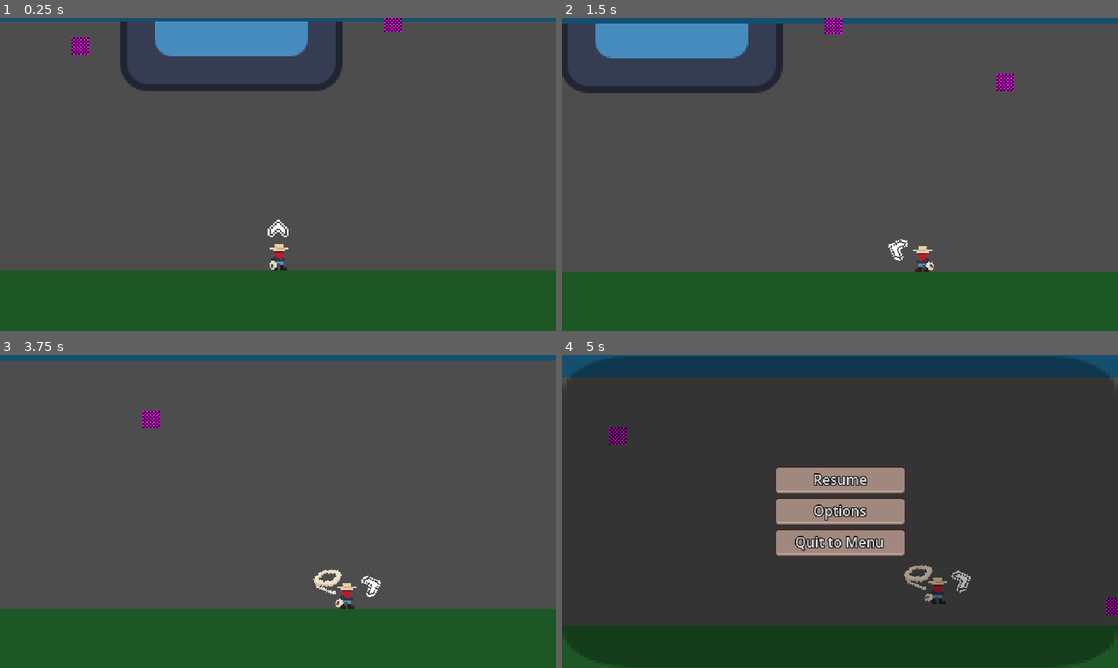
Above: before the commit, frames 1-4 (two rows, left to right).
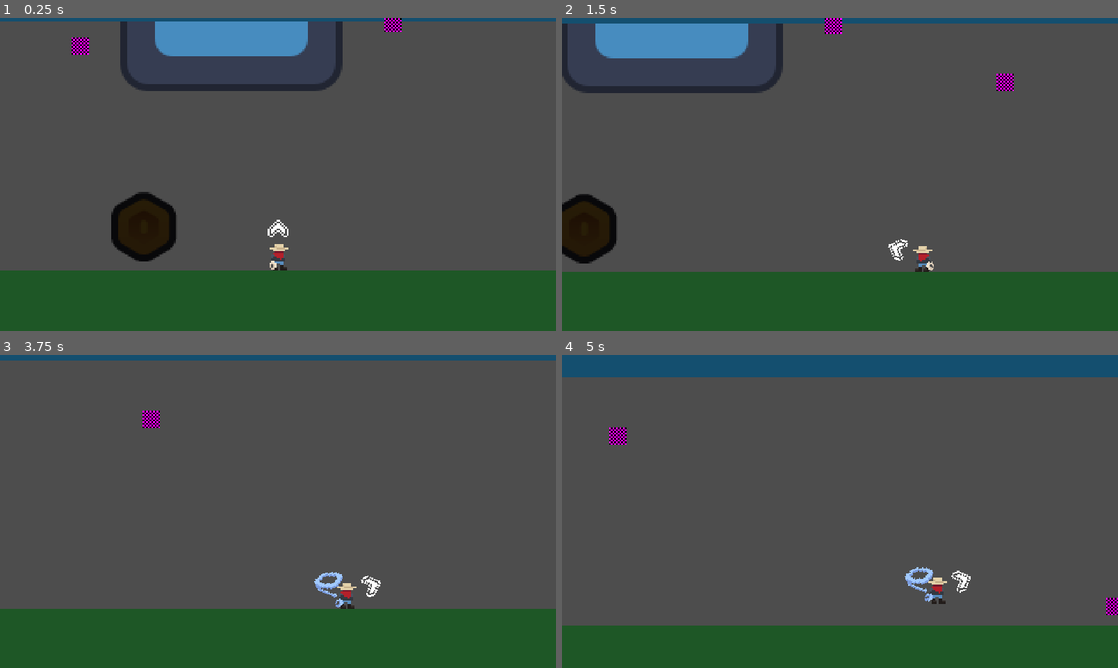
Above: after the commit, the same moments.

Repository: haywirehawk/gmtk2025
Game: Godot game, scene res://maps/test1/test_map_1.tscn
Same seed, same stepped clock (60 frames per second), same inputs: the game is played once before the commit and once after it. The engine's default icon, where the game draws it, is replaced by a stand-in: a white triangle on a blue panel in a dark square.
Inputs (mouse positions are in pixels of both pictures, inside the frame that each line leads up to):
- Up to frame 1 (0.25 s): no input
- Up to frame 2 (1.5 s): move the mouse to (962, 158) at 0.52 s; press the mouse at (962, 158) at 0.53 s; hold D (move_right) from 0.53 s (still down); tap Space (jump) at 0.77 s; tap E (next_lasso) at 0.8, 1.35 s; move the mouse to (728, 190) at 1.27 s; release the mouse at (728, 190) at 1.28 s
- Up to frame 3 (3.75 s): tap Space (jump) at 1.52, 3.02 s; tap Q (previous_lasso) at 1.55 s; move the mouse to (333, 442) at 2.02 s; release D (move_right) at 2.03 s; hold A (move_left) 2.03-2.78 s; hold Q (previous_lasso) 2.03-2.78 s; click (333, 442) at 2.3 s; move the mouse to (250, 574) at 2.77 s; hold D (move_right) from 2.78 s (still down); tap F (Interact) at 2.85 s; tap E (next_lasso) at 3.05 s; move the mouse to (444, 558) at 3.52 s; press the mouse at (444, 558) at 3.53 s
- Up to frame 4 (5 s): tap Space (jump) at 3.77, 4.52 s; tap Q (previous_lasso) at 3.8 s; tap Escape (menu) at 4.15 s; move the mouse to (673, 464) at 4.27 s; release D (move_right) at 4.28 s; release the mouse at (673, 464) at 4.28 s; hold A (move_left) from 4.28 s (still down); tap E (next_lasso) at 4.35 s; click (673, 464) at 4.55 s

The runs differ from the first frame. In frame 1, 2.1% of the frame differs, in the area x 20-32%, y 55-78%; in frame 2, 1.8%; in frame 3, 0.3%; in frame 4, 97%, in the area x 0-100%, y 0-100%.

Commit message:
Lasso tweaks

Diff:
--- a/game_objects/manager/upgrade_manager/upgrade_manager.gd
+++ b/game_objects/manager/upgrade_manager/upgrade_manager.gd
@@ -3,6 +3,7 @@
 
 signal new_lasso_acquired
 signal lasso_equipped(lasso: LassoResource)
+signal lassos_updated
 
 @export var starting_lasso: LassoResource
 
@@ -14,7 +15,6 @@
 func _ready() -> void:
 	GameEvents.player_spawned.connect(_on_player_spawned)
 	GameEvents.lasso_acquired.connect(_on_lasso_acquired)
-	_add_lasso_to_collection(starting_lasso)
 
 
 func _input(event: InputEvent) -> void:
@@ -22,35 +22,51 @@
 		if player.try_change_lasso(get_next_lasso()):
 			GameEvents.emit_lasso_equipped(get_current_lasso())
 		get_viewport().set_input_as_handled()
+		lassos_updated.emit()
 
 	if event.is_action_pressed("previous_lasso"):
 		if player.try_change_lasso(get_previous_lasso()):
 			GameEvents.emit_lasso_equipped(get_current_lasso())
 		get_viewport().set_input_as_handled()
+		lassos_updated.emit()
 
 
 func get_current_lasso(try_index: int = -1) -> LassoResource:
+	if _current_lasso_collection.is_empty(): return null
+
 	var index := try_index if try_index >= 0 and try_index < _current_lasso_collection.size() else _current_index
-	var lasso := _current_lasso_collection[_current_index]
+	var lasso := _current_lasso_collection[index]
 	print("Selected %s at index %d" % [lasso.name, _current_index])
 	return lasso
 
 
-func get_next_lasso() -> LassoResource:
+func get_next_lasso(set_current: bool = true) -> LassoResource:
+	if _current_lasso_collection.is_empty(): return null
+
+	var temp_index = _current_index
 	var max_index = _current_lasso_collection.size() - 1
-	if _current_index == max_index:
-		_current_index = 0
+	if temp_index == max_index:
+		temp_index = 0
 	else:
-		_current_index += 1
+		temp_index += 1
+
+	if set_current:
+		_current_index = temp_index
 	return get_current_lasso()
 
 
-func get_previous_lasso() -> LassoResource:
+func get_previous_lasso(set_current: bool = true) -> LassoResource:
+	if _current_lasso_collection.is_empty(): return null
+
+	var temp_index = _current_index
 	var max_index = _current_lasso_collection.size() - 1
-	if _current_index == 0:
-		_current_index = max_index
+	if temp_index == 0:
+		temp_index = max_index
 	else:
-		_current_index -= 1
+		temp_index -= 1
+
+	if set_current:
+		_current_index = temp_index
 	return get_current_lasso()
 
 
@@ -62,11 +78,13 @@
 	if _current_lasso_collection.has(new_upgrade): return
 
 	_current_lasso_collection.append(new_upgrade)
-	#var new_index := _current_lasso_collection.find(new_upgrade)
-	#if player:
-		#if player.try_change_lasso(get_current_lasso(new_index)):
-			#print("success?")
-			#_current_index = new_index
+	var new_index := _current_lasso_collection.find(new_upgrade)
+	if player:
+		if player.try_change_lasso(get_current_lasso(new_index)):
+			print("success?")
+			_current_index = new_index
+
+	lassos_updated.emit()
 
 
 func _on_lasso_acquired(new_upgrade: LassoResource) -> void:
--- a/game_objects/player/lasso_controller.gd
+++ b/game_objects/player/lasso_controller.gd
@@ -2,11 +2,12 @@
 extends Node2D
 
 @export var default_lasso: LassoResource
-@export var max_length = 120.0
-@export var rest_length = 60.0
-@export var stiffness = 80.0
-@export var damping_factor = 2.0
-@export var throw_speed = 20.0
+# Lasso Stats
+var max_length = 120.0
+var rest_length = 60.0
+var stiffness = 80.0
+var damping_factor = 2.0
+var throw_speed = 20.0
 
 var player: Player
 var aim_direction: Vector2
@@ -23,13 +24,12 @@
 @onready var lasso_raycast: RayCast2D = %LassoRaycast
 @onready var lasso_line: Line2D = %LassoLine
 @onready var lasso_root: Node2D = %LassoRoot
-@onready var lasso_honda: AnimatedSprite2D = %LassoHonda
+@onready var lasso_honda_area: CharacterBody2D = %LassoHondaArea
+@onready var lasso_honda_sprite: AnimatedSprite2D = %LassoHondaSprite
 @onready var lasso_slack: Sprite2D = %LassoSlack
 
 
 func _ready() -> void:
-	#var DEFAULT_LASSO = load("uid://i0uqsngspksk")
-	change_lasso(default_lasso)
 	reset_rope()
 
 
@@ -45,10 +45,13 @@
 	stiffness = new_lasso.stiffness
 	damping_factor = new_lasso.damping_factor
 	lasso_line.texture = new_lasso.rope_texture
-	lasso_honda.sprite_frames = new_lasso.rope_honda_frames
+	lasso_honda_sprite.sprite_frames = new_lasso.rope_honda_frames
 	lasso_raycast.target_position = Vector2.RIGHT * max_length
 	lasso_slack.texture = new_lasso.rope_slack_texture
 	hitched_texture = new_lasso.hitched_texture
+
+	if state_machine.current_state.name.to_lower() == "locked":
+		state_machine.change_state("idle")
 
 
 func aim_lasso() -> void:
@@ -111,7 +114,7 @@
 	lasso_line.clear_points()
 	lasso_line.add_point(Vector2.ZERO)
 	lasso_line.add_point(Vector2.ZERO)
-	lasso_honda.hide()
+	lasso_honda_area.hide()
 	lasso_line.material.set("shader_parameter/flash_intensity", 0.0)
 
 
--- a/game_objects/player/player.gd
+++ b/game_objects/player/player.gd
@@ -122,8 +122,10 @@
 ## Wrapper for accessing the LassoController's change_lasso function with only a player reference.
 ## Returns true if successful, false otherwise. Checks on the lasso_controller's state_machine first.
 func try_change_lasso(new_lasso: LassoResource) -> bool:
-	print(lasso_controller.state_machine.current_state.name)
-	if lasso_controller.state_machine.current_state.name.to_lower() == "idle":
+	if new_lasso == null: return false
+
+	if lasso_controller.state_machine.current_state.name.to_lower() == "idle"\
+		or lasso_controller.state_machine.current_state.name.to_lower() == "locked":
 		_change_lasso(new_lasso)
 		return true
 	return false
--- a/game_objects/player/player.tscn
+++ b/game_objects/player/player.tscn
@@ -7,10 +7,10 @@
 [ext_resource type="Script" uid="uid://bgx88nkg7ilmm" path="res://game_objects/player/states/lasso_states/lasso_state_ready.gd" id="3_kke0l"]
 [ext_resource type="Script" uid="uid://d2xmhmq8mvtfh" path="res://game_objects/player/lasso_controller.gd" id="4_f4exj"]
 [ext_resource type="Script" uid="uid://bkswfck8okvcx" path="res://scripts/state_machine/state_machine.gd" id="4_na85j"]
+[ext_resource type="Script" uid="uid://bwm2bgtxhbkem" path="res://game_objects/player/states/lasso_states/lasso_state_locked.gd" id="5_d4pf5"]
 [ext_resource type="Script" uid="uid://dlytvej05y5wb" path="res://game_objects/player/states/lasso_states/lasso_state_throw.gd" id="5_o7l5b"]
 [ext_resource type="SpriteFrames" uid="uid://c4ed088crepqs" path="res://resources/lassos/basic_lasso/basic_lasso_frames.tres" id="6_b08t1"]
 [ext_resource type="Script" uid="uid://yxstrfumgx6p" path="res://game_objects/player/states/lasso_states/lasso_state_hitched.gd" id="6_cuamp"]
-[ext_resource type="Resource" uid="uid://cpsmdwr31ljb8" path="res://resources/lassos/basic_lasso/basic_lasso.tres" id="6_wktog"]
 [ext_resource type="Script" uid="uid://cojs7ypbbsdnt" path="res://game_objects/player/states/lasso_states/lasso_state_swing.gd" id="7_3g2qd"]
 [ext_resource type="Script" uid="uid://cwetfej2djc7n" path="res://game_objects/player/states/lasso_states/lasso_state_miss.gd" id="8_d4pf5"]
 [ext_resource type="PackedScene" uid="uid://b53rlrm08se48" path="res://game_objects/components/hurtbox/hurtbox_component.tscn" id="10_d4pf5"]
@@ -23,7 +23,7 @@
 tracks/0/type = "value"
 tracks/0/imported = false
 tracks/0/enabled = true
-tracks/0/path = NodePath("Visuals/LassoController/LassoRoot/LassoHonda:animation")
+tracks/0/path = NodePath("Visuals/LassoController/LassoRoot/LassoHondaArea/LassoHondaSprite:animation")
 tracks/0/interp = 1
 tracks/0/loop_wrap = true
 tracks/0/keys = {
@@ -35,7 +35,7 @@
 tracks/1/type = "value"
 tracks/1/imported = false
 tracks/1/enabled = true
-tracks/1/path = NodePath("Visuals/LassoController/LassoRoot/LassoHonda:frame")
+tracks/1/path = NodePath("Visuals/LassoController/LassoRoot/LassoHondaArea/LassoHondaSprite:frame")
 tracks/1/interp = 1
 tracks/1/loop_wrap = true
 tracks/1/keys = {
@@ -47,7 +47,7 @@
 tracks/2/type = "value"
 tracks/2/imported = false
 tracks/2/enabled = true
-tracks/2/path = NodePath("Visuals/LassoController/LassoRoot/LassoHonda:rotation")
+tracks/2/path = NodePath("Visuals/LassoController/LassoRoot/LassoHondaArea/LassoHondaSprite:rotation")
 tracks/2/interp = 1
 tracks/2/loop_wrap = true
 tracks/2/keys = {
@@ -59,10 +59,22 @@
 tracks/3/type = "value"
 tracks/3/imported = false
 tracks/3/enabled = true
-tracks/3/path = NodePath("Visuals/LassoController/LassoRoot/LassoHonda:visible")
+tracks/3/path = NodePath("Visuals/LassoController/LassoRoot/LassoHondaArea/LassoHondaSprite:visible")
 tracks/3/interp = 1
 tracks/3/loop_wrap = true
 tracks/3/keys = {
+"times": PackedFloat32Array(0),
+"transitions": PackedFloat32Array(1),
+"update": 1,
+"values": [true]
+}
+tracks/4/type = "value"
+tracks/4/imported = false
+tracks/4/enabled = true
+tracks/4/path = NodePath("Visuals/LassoController/LassoRoot/LassoHondaArea:visible")
+tracks/4/interp = 1
+tracks/4/loop_wrap = true
+tracks/4/keys = {
 "times": PackedFloat32Array(0),
 "transitions": PackedFloat32Array(1),
 "update": 1,
@@ -77,7 +89,7 @@
 tracks/0/type = "value"
 tracks/0/imported = false
 tracks/0/enabled = true
-tracks/0/path = NodePath("Visuals/LassoController/LassoRoot/LassoHonda:animation")
+tracks/0/path = NodePath("Visuals/LassoController/LassoRoot/LassoHondaArea/LassoHondaSprite:animation")
 tracks/0/interp = 1
 tracks/0/loop_wrap = true
 tracks/0/keys = {
@@ -89,7 +101,7 @@
 tracks/1/type = "value"
 tracks/1/imported = false
 tracks/1/enabled = true
-tracks/1/path = NodePath("Visuals/LassoController/LassoRoot/LassoHonda:frame")
+tracks/1/path = NodePath("Visuals/LassoController/LassoRoot/LassoHondaArea/LassoHondaSprite:frame")
 tracks/1/interp = 1
 tracks/1/loop_wrap = true
 tracks/1/keys = {
@@ -101,7 +113,7 @@
 tracks/2/type = "value"
 tracks/2/imported = false
 tracks/2/enabled = true
-tracks/2/path = NodePath("Visuals/LassoController/LassoRoot/LassoHonda:rotation")
+tracks/2/path = NodePath("Visuals/LassoController/LassoRoot/LassoHondaArea/LassoHondaSprite:rotation")
 tracks/2/interp = 1
 tracks/2/loop_wrap = true
 tracks/2/keys = {
@@ -113,10 +125,22 @@
 tracks/3/type = "value"
 tracks/3/imported = false
 tracks/3/enabled = true
-tracks/3/path = NodePath("Visuals/LassoController/LassoRoot/LassoHonda:visible")
+tracks/3/path = NodePath("Visuals/LassoController/LassoRoot/LassoHondaArea/LassoHondaSprite:visible")
 tracks/3/interp = 1
 tracks/3/loop_wrap = true
 tracks/3/keys = {
+"times": PackedFloat32Array(0),
+"transitions": PackedFloat32Array(1),
+"update": 1,
+"values": [true]
+}
+tracks/4/type = "value"
+tracks/4/imported = false
+tracks/4/enabled = true
+tracks/4/path = NodePath("Visuals/LassoController/LassoRoot/LassoHondaArea:visible")
+tracks/4/interp = 1
+tracks/4/loop_wrap = true
+tracks/4/keys = {
 "times": PackedFloat32Array(0),
 "transitions": PackedFloat32Array(1),
 "update": 1,
@@ -143,6 +167,10 @@
 shader = ExtResource("14_o7l5b")
 shader_parameter/flash_color = Color(1, 0, 0, 1)
 shader_parameter/flash_intensity = 0.0
+
+[sub_resource type="CapsuleShape2D" id="CapsuleShape2D_d4pf5"]
+radius = 6.0
+height = 18.0
 
 [sub_resource type="ShaderMaterial" id="ShaderMaterial_3g2qd"]
 resource_local_to_scene = true
@@ -194,10 +222,13 @@
 [node name="LassoStateMachine" type="Node" parent="." node_paths=PackedStringArray("initial_state")]
 unique_name_in_owner = true
 script = ExtResource("4_na85j")
-initial_state = NodePath("Idle")
+initial_state = NodePath("Locked")
 
 [node name="Idle" type="Node" parent="LassoStateMachine"]
 script = ExtResource("3_kc3ei")
+
+[node name="Locked" type="Node" parent="LassoStateMachine"]
+script = ExtResource("5_d4pf5")
 
 [node name="Ready" type="Node" parent="LassoStateMachine"]
 script = ExtResource("3_kke0l")
@@ -251,9 +282,6 @@
 unique_name_in_owner = true
 position = Vector2(0, -8)
 script = ExtResource("4_f4exj")
-default_lasso = ExtResource("6_wktog")
-max_length = 100.0
-stiffness = 20.0
 
 [node name="LassoRaycast" type="RayCast2D" parent="Visuals/LassoController"]
 unique_name_in_owner = true
@@ -273,11 +301,21 @@
 
 [node name="LassoRoot" type="Node2D" parent="Visuals/LassoController"]
 unique_name_in_owner = true
-position = Vector2(-6, -2.5)
-
-[node name="LassoHonda" type="AnimatedSprite2D" parent="Visuals/LassoController/LassoRoot"]
+position = Vector2(-6, -1)
+
+[node name="LassoHondaArea" type="CharacterBody2D" parent="Visuals/LassoController/LassoRoot"]
 unique_name_in_owner = true
 visible = false
+collision_layer = 0
+motion_mode = 1
+
+[node name="CollisionShape2D" type="CollisionShape2D" parent="Visuals/LassoController/LassoRoot/LassoHondaArea"]
+position = Vector2(0, -8)
+rotation = 1.5708
+shape = SubResource("CapsuleShape2D_d4pf5")
+
+[node name="LassoHondaSprite" type="AnimatedSprite2D" parent="Visuals/LassoController/LassoRoot/LassoHondaArea"]
+unique_name_in_owner = true
 material = SubResource("ShaderMaterial_3g2qd")
 sprite_frames = ExtResource("6_b08t1")
 offset = Vector2(0, -8)
--- /dev/null
+++ b/game_objects/player/states/lasso_states/lasso_state_locked.gd
@@ -0,0 +1 @@
+extends State
--- a/game_objects/player/states/lasso_states/lasso_state_ready.gd
+++ b/game_objects/player/states/lasso_states/lasso_state_ready.gd
@@ -36,7 +36,7 @@
 		_shader_tween.kill()
 
 	_shader_tween = create_tween()
-	_shader_tween.tween_property(parent.lasso_honda.material, "shader_parameter/flash_intensity", 0, 0.3)\
+	_shader_tween.tween_property(parent.lasso_honda_sprite.material, "shader_parameter/flash_intensity", 0, 0.3)\
 		.from(1).set_ease(Tween.EASE_IN).set_trans(Tween.TRANS_QUINT)
 
 
--- a/game_objects/player/states/lasso_states/lasso_state_throw.gd
+++ b/game_objects/player/states/lasso_states/lasso_state_throw.gd
@@ -5,6 +5,8 @@
 var max_distance: float
 var old_raycast_target: Vector2
 var old_honda_offset: Vector2
+var lasso_honda: CharacterBody2D
+var lasso_sprite: AnimatedSprite2D
 
 func enter() -> void:
 	old_raycast_target = parent.lasso_raycast.target_position
@@ -12,30 +14,37 @@
 	parent.lasso_raycast.target_position = Vector2.ZERO
 	parent.lasso_raycast.force_raycast_update()
 
-	old_honda_offset = parent.lasso_honda.offset
-	parent.lasso_honda.play("thrown")
-	parent.lasso_honda.show()
+
+	lasso_honda = parent.lasso_honda_area
+	lasso_sprite = parent.lasso_honda_sprite
+	old_honda_offset = lasso_sprite.offset
+	lasso_sprite.play("thrown")
+	lasso_honda.show()
 	parent.lasso_line.show()
 
 	max_distance = parent.max_length
-	current_position = parent.lasso_honda.global_position
+	current_position = lasso_honda.global_position
 	get_tree().create_timer(2.0).timeout.connect(_timer_timeout)
+
+	#var direction = lasso_honda.global_position.direction_to(target).normalized()
+	#lasso_honda.velocity = direction * parent.throw_speed
 
 
 func exit() -> void:
-	parent.lasso_honda.hide()
-	parent.lasso_honda.stop()
-	parent.lasso_honda.position = Vector2.ZERO
-	parent.lasso_honda.offset = old_honda_offset
+	lasso_honda.hide()
+	parent.lasso_honda_sprite.stop()
+	lasso_honda.position = Vector2.ZERO
+	parent.lasso_honda_sprite.offset = old_honda_offset
 	parent.lasso_raycast.target_position = old_raycast_target
 	parent.reset_rope()
 
 
 func update(_delta: float) -> void:
 	var delta = get_process_delta_time()
-	parent.lasso_honda.global_position = current_position.move_toward(target, parent.throw_speed * 4 * delta)
-	parent.lasso_honda.offset = lerp(parent.lasso_honda.offset, Vector2(0, 0), 1- exp(-10 * delta))
-	current_position = parent.lasso_honda.global_position
+	lasso_honda.global_position = current_position.move_toward(target, parent.throw_speed * 2 * delta)
+	lasso_sprite.offset = lerp(lasso_sprite.offset, Vector2(0, 0), 1- exp(-10 * delta))
+	#lasso_honda.move_and_slide() # Some wonkiness with it being attached to the player
+	current_position = lasso_honda.global_position
 	var current_player_distance = parent.global_position.distance_to(current_position)
 	parent.lasso_raycast.target_position = Vector2.RIGHT * current_player_distance
 
@@ -53,9 +62,5 @@
 	parent.update_rope(0.0, current_position)
 
 
-func physics_update(_delta: float) -> void:
-	pass
-
-
 func _timer_timeout() -> void:
 	transition.emit(self, "idle")
--- a/maps/Menus/Pause_Menu.tscn
+++ b/maps/Menus/Pause_Menu.tscn
@@ -6,6 +6,7 @@
 
 [node name="PauseMenu" type="CanvasLayer"]
 process_mode = 3
+visible = false
 script = ExtResource("1_gry2a")
 
 [node name="Control" type="Control" parent="."]
@@ -16,7 +17,6 @@
 offset_bottom = 360.0
 
 [node name="VBoxContainer" type="VBoxContainer" parent="Control"]
-visible = false
 z_index = 2
 layout_mode = 1
 anchors_preset = 8
@@ -47,7 +47,6 @@
 text = "Quit to Menu"
 
 [node name="BackButton" type="Button" parent="Control"]
-visible = false
 z_index = 2
 layout_mode = 1
 anchors_preset = 7
--- a/maps/test1/test_map_1.tscn
+++ b/maps/test1/test_map_1.tscn
@@ -1,14 +1,21 @@
-[gd_scene load_steps=6 format=3 uid="uid://dspgucdg0i66x"]
+[gd_scene load_steps=11 format=3 uid="uid://dspgucdg0i66x"]
 
 [ext_resource type="Texture2D" uid="uid://4vbrdlx8amd1" path="res://icon.svg" id="1_cjpbq"]
+[ext_resource type="PackedScene" uid="uid://b574qxdeclqad" path="res://game_objects/manager/upgrade_manager/upgrade_manager.tscn" id="1_fyp3o"]
 [ext_resource type="PackedScene" uid="uid://bbs6thqicl6be" path="res://game_objects/player/player.tscn" id="2_i4lod"]
 [ext_resource type="PackedScene" uid="uid://p86bjl8eh3bk" path="res://game_objects/components/grabbable/grabbable_component.tscn" id="2_wwfj4"]
 [ext_resource type="PackedScene" uid="uid://c752gnmyuhq6i" path="res://game_objects/camera/game_camera.tscn" id="3_i4lod"]
+[ext_resource type="PackedScene" uid="uid://bt2iv73fklqb1" path="res://game_objects/collectable/upgrades/fire_upgrade/fire_upgrade.tscn" id="6_mdvf0"]
+[ext_resource type="PackedScene" uid="uid://d0nhuv8a8es4l" path="res://game_objects/collectable/upgrades/rubber_upgrade/rubber_upgrade.tscn" id="7_gfwpi"]
+[ext_resource type="PackedScene" uid="uid://d3s7a6g1gmhdt" path="res://game_objects/collectable/upgrades/ghost_upgrade/ghost_upgrade.tscn" id="8_55u35"]
+[ext_resource type="PackedScene" uid="uid://dxn5li1hk61b5" path="res://game_objects/collectable/upgrades/upgrade_base.tscn" id="9_gfwpi"]
 
 [sub_resource type="RectangleShape2D" id="RectangleShape2D_wwfj4"]
 size = Vector2(900, 100)
 
 [node name="TestMap1" type="Node"]
+
+[node name="UpgradeManager" parent="." instance=ExtResource("1_fyp3o")]
 
 [node name="GameCamera" parent="." node_paths=PackedStringArray("target") instance=ExtResource("3_i4lod")]
 target = NodePath("../Entities/Player")
@@ -17,14 +24,58 @@
 position = Vector2(240, 85)
 texture = ExtResource("1_cjpbq")
 
-[node name="StaticBody2D" type="StaticBody2D" parent="."]
+[node name="groundstatic" type="StaticBody2D" parent="."]
 position = Vector2(318, 302)
 collision_mask = 0
 
-[node name="CollisionShape2D" type="CollisionShape2D" parent="StaticBody2D"]
+[node name="CollisionShape2D" type="CollisionShape2D" parent="groundstatic"]
 shape = SubResource("RectangleShape2D_wwfj4")
 
-[node name="ColorRect" type="ColorRect" parent="StaticBody2D"]
+[node name="ColorRect" type="ColorRect" parent="groundstatic"]
+custom_minimum_size = Vector2(900, 100)
+anchors_preset = 8
+anchor_left = 0.5
+anchor_top = 0.5
+anchor_right = 0.5
+anchor_bottom = 0.5
+offset_left = -450.0
+offset_top = -50.0
+offset_right = 450.0
+offset_bottom = 50.0
+grow_horizontal = 2
+grow_vertical = 2
+color = Color(0.118146, 0.342449, 0.150929, 1)
+
+[node name="groundstatic2" type="StaticBody2D" parent="."]
+position = Vector2(1688, 306)
+collision_mask = 0
+
+[node name="CollisionShape2D" type="CollisionShape2D" parent="groundstatic2"]
+shape = SubResource("RectangleShape2D_wwfj4")
+
+[node name="ColorRect" type="ColorRect" parent="groundstatic2"]
+custom_minimum_size = Vector2(900, 100)
+anchors_preset = 8
+anchor_left = 0.5
+anchor_top = 0.5
+anchor_right = 0.5
+anchor_bottom = 0.5
+offset_left = -450.0
+offset_top = -50.0
+offset_right = 450.0
+offset_bottom = 50.0
+grow_horizontal = 2
+grow_vertical = 2
+color = Color(0.118146, 0.342449, 0.150929, 1)
+
+[node name="groundstatic3" type="StaticBody2D" parent="."]
+position = Vector2(944, 399)
+collision_mask = 0
+
+[node name="CollisionShape2D" type="CollisionShape2D" parent="groundstatic3"]
+shape = SubResource("RectangleShape2D_wwfj4")
+
+[node name="ColorRect" type="ColorRect" parent="groundstatic3"]
 custom_minimum_size = Vector2(900, 100)
 anchors_preset = 8
 anchor_left = 0.5
@@ -74,10 +125,13 @@
 position = Vector2(352, 182)
 
 [node name="GrabbableComponent5" parent="TestGrababbles" instance=ExtResource("2_wwfj4")]
-position = Vector2(578, 78)
+position = Vector2(504, 90)
 
 [node name="GrabbableComponent6" parent="TestGrababbles" instance=ExtResource("2_wwfj4")]
 position = Vector2(553, 259)
+
+[node name="GrabbableComponent7" parent="TestGrababbles" instance=ExtResource("2_wwfj4")]
+position = Vector2(-537, 151)
 
 [node name="GrabbableComponent3" parent="TestGrababbles" instance=ExtResource("2_wwfj4")]
 position = Vector2(-33, 51)
@@ -86,3 +140,15 @@
 
 [node name="Player" parent="Entities" instance=ExtResource("2_i4lod")]
 position = Vector2(267, 244)
+
+[node name="FireUpgrade" parent="Entities" instance=ExtResource("6_mdvf0")]
+position = Vector2(-110, 213)
+
+[node name="RubberUpgrade" parent="Entities" instance=ExtResource("7_gfwpi")]
+position = Vector2(834, 306)
+
+[node name="GhostUpgrade" parent="Entities" instance=ExtResource("8_55u35")]
+position = Vector2(532, 239)
+
+[node name="Upgrade" parent="Entities" instance=ExtResource("9_gfwpi")]
+position = Vector2(190, 243)
--- a/resources/lassos/fire_lasso/fire_lasso.tres
+++ b/resources/lassos/fire_lasso/fire_lasso.tres
@@ -15,9 +15,9 @@
 hitched_texture = ExtResource("1_3wxh8")
 rope_honda_frames = ExtResource("2_au2ue")
 rope_slack_texture = ExtResource("3_au2ue")
-max_length = 60.0
-rest_length = 50.0
-throw_speed = 100.0
+max_length = 80.0
+rest_length = 70.0
+throw_speed = 150.0
 stiffness = 40.0
 damping_factor = 10.0
 metadata/_custom_type_script = "uid://bqwr6lu7hmc7b"
--- a/scripts/state_machine/state.gd
+++ b/scripts/state_machine/state.gd
@@ -26,8 +26,7 @@
 ## Use [param super()] to use the base function (such as animations)
 ## in addition to extended class overrides.
 func enter() -> void:
-	if animations:
-		animations.play(animation_name)
+	pass
 
 
 ## Called when exiting this state.
Not shown: 1 places in game_objects/player/player.tscn that only renumber resources
Not shown, added: game_objects/player/states/lasso_states/lasso_state_locked.gd.uid
Binary file changed: resources/lassos/fire_lasso/assets/fire_lasso.png
Not shown, changed: resources/lassos/fire_lasso/assets/fire_lasso.png.import
Binary file changed: resources/lassos/fire_lasso/assets/fire_lasso_hitched.png
Binary file changed: resources/lassos/fire_lasso/assets/fire_lasso_segment.png
Binary file changed: resources/lassos/fire_lasso/assets/fire_lasso_slack.png
